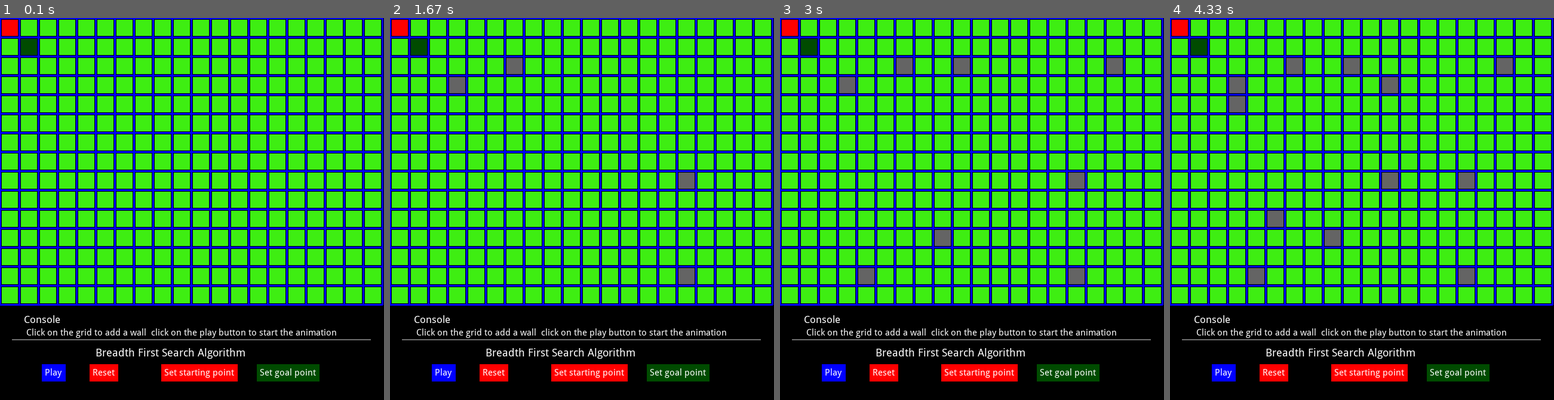
Above: before the commit, frames 1-4 (left to right).
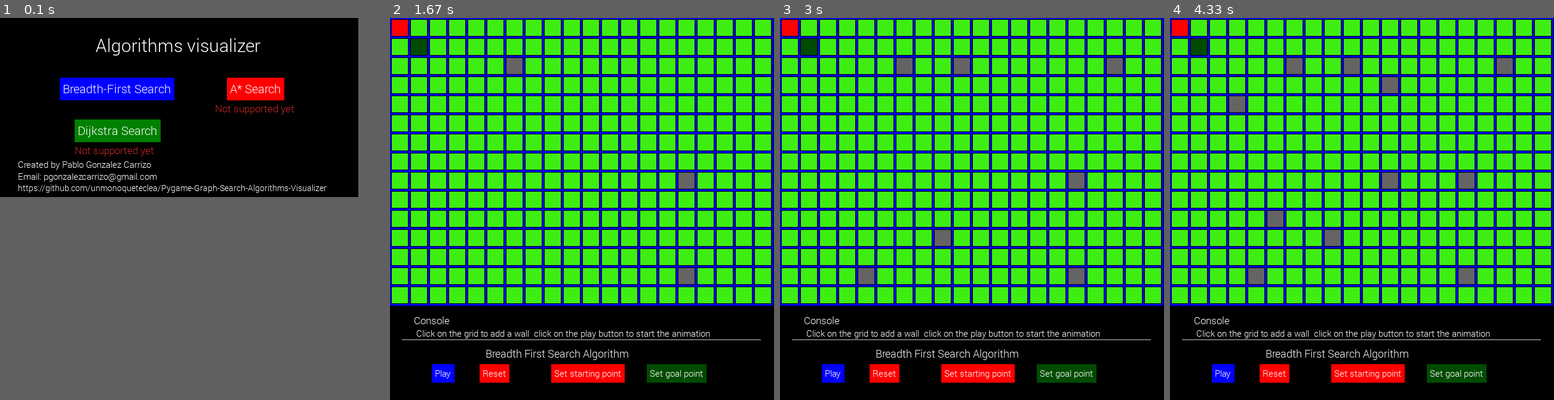
Above: after the commit, the same moments.

Repository: unmonoqueteclea/pygame-graph-algorithms
Game: pygame game, started from main.py
Same seed, same stepped clock (60 frames per second), same inputs: the game is played once before the commit and once after it. The source is Python 2; it was converted automatically to run under Python 3.
Inputs (mouse positions are in pixels of both pictures, inside the frame that each line leads up to):
- Up to frame 1 (0.1 s): no input
- Up to frame 2 (1.67 s): press the mouse at (647, 90) at 0.37 s; move the mouse to (551, 86) at 0.47 s; release the mouse at (459, 79) at 0.6 s; press the mouse at (443, 373) at 0.7 s; move the mouse to (474, 224) at 0.8 s; release the mouse at (505, 71) at 0.93 s; press the mouse at (678, 373) at 1.03 s; move the mouse to (678, 319) at 1.13 s; release the mouse at (681, 270) at 1.27 s; press the mouse at (678, 373) at 1.37 s; move the mouse to (678, 273) at 1.47 s; release the mouse at (681, 174) at 1.6 s
- Up to frame 3 (3 s): press the mouse at (1068, 373) at 1.7 s; move the mouse to (964, 319) at 1.8 s; release the mouse at (864, 270) at 1.93 s; press the mouse at (1068, 373) at 2.03 s; move the mouse to (1091, 216) at 2.13 s; release the mouse at (1114, 63) at 2.27 s; press the mouse at (883, 373) at 2.37 s; move the mouse to (918, 220) at 2.47 s; release the mouse at (952, 67) at 2.6 s; press the mouse at (1068, 373) at 2.7 s; move the mouse to (1002, 308) at 2.8 s; release the mouse at (937, 247) at 2.93 s
- Up to frame 4 (4.33 s): press the mouse at (1458, 373) at 3.03 s; move the mouse to (1423, 277) at 3.13 s; release the mouse at (1392, 186) at 3.27 s; press the mouse at (1223, 373) at 3.37 s; move the mouse to (1250, 300) at 3.47 s; release the mouse at (1281, 224) at 3.6 s; press the mouse at (1365, 373) at 3.7 s; move the mouse to (1304, 239) at 3.8 s; release the mouse at (1242, 102) at 3.93 s; press the mouse at (1223, 373) at 4.03 s; move the mouse to (1308, 228) at 4.13 s; release the mouse at (1388, 86) at 4.27 s
In our replay, in frame 1 the window is 643x640 before the commit and 600x300 after it. These sizes can differ from the game's own. Grey fills any space a smaller window leaves; there, only what the larger window draws over its background counts as a difference.

The runs differ from the first frame. In frame 1, 71% of the frame differs, in the area x 0-100%, y 0-96%; in frame 2, 2.3%; in frame 3, 2.3%; in frame 4, 2.3%.

Commit message:
Improvements in main GUI

Diff:
--- a/UImodels.py
+++ b/UImodels.py
@@ -134,6 +134,8 @@
         points=[point1,point2,point3,point4]
         pygame.draw.polygon(self.screen,color,points)
 
+
+
 class Button():
     '''Pygame Button class
 
@@ -165,7 +167,7 @@
         self.color=(100,100,100)
         self.colorText=(0,0,0)
         self.fontSize=fontSize
-        self.font=pygame.font.Font('fonts/DroidSans.ttf',fontSize)
+        self.font=pygame.font.Font('fonts/Roboto-Light.ttf',fontSize)
         self.screen = screen
         self.rect = None
         self.id=buttonId
@@ -204,7 +206,7 @@
         screen (pygame.display) Our main screen object
         rect (pygame.rect) Rect of the text
     '''
-    def __init__(self,x,y,screen,text="Button",fontSize=20):
+    def __init__(self,x,y,screen,text="Text",fontSize=30):
         '''Initialization of the text
         :param x: (int) Left position
         :param y: (int) Top position
@@ -217,7 +219,7 @@
         self.text=text
         self.colorText=(0,0,0)
         self.fontSize=fontSize
-        self.font=pygame.font.Font('fonts/DroidSans.ttf',fontSize)
+        self.font=pygame.font.Font('fonts/Roboto-Light.ttf',fontSize)
         self.screen = screen
         self.rect = None
 
--- a/algorithms.py
+++ b/algorithms.py
@@ -8,7 +8,7 @@
 python_version  :2.7.6
 
 '''
-import util
+import util,models
 import time
 
 def breadth_first_search(pygame,gameGrid):
@@ -59,3 +59,38 @@
         next=parents.get(next)
 
     return path
+
+
+def dijkstra_search(pygame,gameGrid):
+    '''Implementation of Breadth First Search algorithm with early exit
+
+    The search stops when we reach the goal point
+    Source: http://www.redblobgames.com/pathfinding/a-star/implementation.html
+    :param pygame (pygame) The current pygame object that we are using
+    :param gameGrid: (UImodels/GridWithWeights) The grid where we will make the search
+    :return: (Dictionary) List of parents of each point in the grid after the search
+    '''
+    start=gameGrid.startPoint
+
+    frontier = models.PriorityQueue()
+    frontier.put(start, 0)
+    came_from = {}
+    cost_so_far = {}
+    came_from[start] = None
+    cost_so_far[start] = 0
+
+    while not frontier.empty():
+        current = frontier.get()
+
+        if current == gameGrid.goalPoint:
+            break
+
+        for next in gameGrid.grid.neighbors(current):
+            new_cost = cost_so_far[current] + gameGrid.grid.cost(current, next)
+            if next not in cost_so_far or new_cost < cost_so_far[next]:
+                cost_so_far[next] = new_cost
+                priority = new_cost
+                frontier.put(next, priority)
+                came_from[next] = current
+
+    return came_from, cost_so_far
--- a/main.py
+++ b/main.py
@@ -8,121 +8,87 @@
 python_version  :2.7.6
 
 '''
-import algorithms,util,pygame,UImodels
-import time
+import util,pygame,UImodels,mainBFS
+import os
+os.environ['SDL_VIDEO_WINDOW_POS'] = "%d,%d" % (100,50)
 
 
 def main():
     '''Main function that is executed when the program starts'''
-    state = util.STATE_NONE
     running=True #It will control the main loop of the program
-    screen = pygame.display.set_mode((util.WIDTH+3,util.HEIGHT+util.BOTTOM_BAR_HEIGHT)) #pygame screen
-    gameGrid = UImodels.Grid(util.WIDTH,util.HEIGHT,squareSize=32,lineWidth=3,screen=screen)
-
+    screen = pygame.display.set_mode((600,300)) #pygame screen
+    buttons = createUI(screen)  # Creation of the main UI elements
     #Main loop
     while running:
-        gameGrid.paintGrid() #Repaint all the squares of the grid
-        #We wont see any change until we repaint the screen
-        buttons=createUI(screen,state) #Creation of the main UI elements
 
         ### DETECTION OF EVENTS #######
         event = pygame.event.poll()
         if event.type == pygame.QUIT: #If user clicks the close button
             running = False
+            pygame.quit()
         elif event.type == pygame.MOUSEBUTTONUP:
             pos = pygame.mouse.get_pos() #Click absolute position
-            isButton = False
             for button in buttons:
                 if (button.isClicked(pos)):
                     isButton = True
-                    if(button.id is util.BUTTON_PLAY): #If Play button is clicked
-                        state=util.STATE_NONE
-                        parents = algorithms.breadth_first_search(pygame, gameGrid)
-                        showPath(parents,gameGrid) #We show the path calculated by the algorithm
-                    elif(button.id is util.BUTTON_START_POINT):
-                        state = util.STATE_STARTING_POINT
-                    elif(button.id is util.BUTTON_GOAL_POINT):
-                        state = util.STATE_GOAL_POINT
-                    elif(button.id is util.BUTTON_RESET):
-                        state=util.STATE_NONE
-                        gameGrid.reset() #Resets all the grid
-
-            if(not isButton): #If the user clicked the grid
-                coords=gameGrid.getCoordsAtPoint(pos)
-                if(state is util.STATE_NONE):
-                    gameGrid.setObstacle(coords) #Adds a wall
-                elif (state is util.STATE_STARTING_POINT):
-                    gameGrid.setStartingPoint(coords) #Adds the starting point
-                    state=util.STATE_NONE
-                elif (state is util.STATE_GOAL_POINT):
-                    gameGrid.setGoalPoint(coords) #Adds the goal point
-                    state = util.STATE_NONE
+                    if(button.id is util.BUTTON_BFS): #If Play button is clicked
+                       running = False
+                       mainBFS.main()
 
         pygame.display.flip()  # Update screen
 
 
-def showPath(parents,gameGrid):
-    '''Shows the path calculated by the BFS algorithm
-    :param parents: (Dictionary)  List of parents of each point in the grid returned by breadth_first_search()
-    :param gameGrid: (UImodels/Grid) The grid where we will make the search
-    :return:
-    '''
-    path = algorithms.breadth_first_reverse_path(gameGrid.startPoint, gameGrid.goalPoint, parents)
-    gameGrid.paintGrid()
-    for point in path:
-        gameGrid.paintSquare(point, util.COLOR_WHITE)
-        pygame.display.flip()  # Update screen
-        time.sleep(0.05) #Wait a little bit
-    time.sleep(3) #Wait 3 seconds showing the final path
 
-def createUI(screen,state):
+def createUI(screen):
     '''Creates the buttons and the different texts on the screen
     :param screen: (pygame.display) Our main screen object
-    :param state: (int) Current state of the program (NO_STATE,STATE_STARTING_POINT,STATE_GOAL_POINT)
     :return: (List) List with all the buttons in the UI
     '''
     buttons = []
 
-    #Play button
-    button1 = UImodels.Button(70, util.HEIGHT + 100, screen, "Play", fontSize=15, buttonId=util.BUTTON_PLAY)
+    title = UImodels.Text(160,25,screen,"Algorithms visualizer",30)
+    title.colorText=util.COLOR_WHITE
+    title.draw()
+
+    credits = UImodels.Text(30, 235, screen, "Created by Pablo Gonzalez Carrizo", 15)
+    credits.colorText = util.COLOR_WHITE
+    credits.draw()
+
+    status = UImodels.Text(360,140, screen, "Not supported yet", 17)
+    status.colorText = (200,40,40)
+    status.draw()
+
+    credits2 = UImodels.Text(30, 255, screen, "Email: pgonzalezcarrizo@gmail.com", 15)
+    credits2.colorText = util.COLOR_WHITE
+    credits2.draw()
+
+    credits3 = UImodels.Text(30, 275, screen, "https://github.com/unmonoqueteclea/Pygame-Graph-Search-Algorithms-Visualizer ", 14)
+    credits3.colorText = util.COLOR_WHITE
+    credits3.draw()
+
+    button1 = UImodels.Button(100, 100, screen, "Breadth-First Search", fontSize=20, buttonId=util.BUTTON_BFS)
     button1.color = (0, 0, 255)
     button1.colorText = util.COLOR_WHITE
     button1.draw()
     buttons.append(button1)
-    #Reset button
-    button2 = UImodels.Button(150, util.HEIGHT + 100, screen, "Reset", fontSize=15, buttonId=util.BUTTON_RESET)
-    button2.color = (255, 0, 0)
+
+    button2 = UImodels.Button(125, 170, screen, "Dijkstra Search", fontSize=20, buttonId=util.BUTTON_DIJKSTRA)
+    button2.color = (0, 128,0)
     button2.colorText = util.COLOR_WHITE
     button2.draw()
     buttons.append(button2)
-    #Algorithm title
-    title = UImodels.Text( util.WIDTH/4,util.HEIGHT+70,screen,"Breadth First Search Algorithm",18)
-    title.colorText=util.COLOR_WHITE
-    title.draw()
-    #Console title
-    consoleTitle = UImodels.Text(40, util.HEIGHT + 15, screen,"Console", 17)
-    consoleTitle.colorText = util.COLOR_WHITE
-    consoleTitle.draw()
-    #Console text
-    info = UImodels.Text(40, util.HEIGHT + 38, screen,util.getInfoMessage(state), 15)
-    info.colorText = util.COLOR_WHITE
-    info.draw()
-    #Console separation line
-    pygame.draw.line(screen, (110,110,110), (20, util.HEIGHT+58), (util.WIDTH-20,util.HEIGHT+58),2)
-    #Set starting point button
-    buttonStartPoint = UImodels.Button(270, util.HEIGHT + 100, screen, "Set starting point", fontSize=15,
-                                       buttonId=util.BUTTON_START_POINT)
-    buttonStartPoint.color = (255, 0,0)
-    buttonStartPoint.colorText = util.COLOR_WHITE
-    buttonStartPoint.draw()
-    buttons.append(buttonStartPoint)
-    #Set finish point button
-    buttonFinishPoint = UImodels.Button(430, util.HEIGHT + 100, screen, "Set goal point", fontSize=15,
-                                       buttonId=util.BUTTON_GOAL_POINT)
-    buttonFinishPoint.color = util.COLOR_GOAL_POINT
-    buttonFinishPoint.colorText = util.COLOR_WHITE
-    buttonFinishPoint.draw()
-    buttons.append(buttonFinishPoint)
+
+    status = UImodels.Text(125,210, screen, "Not supported yet", 17)
+    status.colorText = (200,40,40)
+    status.draw()
+
+
+    button3 = UImodels.Button(380, 100, screen, "A* Search", fontSize=20, buttonId=util.BUTTON_ASTAR)
+    button3.color = (255,0,0)
+    button3.colorText = util.COLOR_WHITE
+    button3.draw()
+    buttons.append(button3)
+
 
 
     return buttons
--- /dev/null
+++ b/mainBFS.py
@@ -0,0 +1,129 @@
+# -*- coding: utf-8 -*-
+'''
+title           :mainBFS.py
+description     :Contains the main code of the BFS screen
+author          :Pablo Gonzalez Carrizo (unmonoqueteclea)
+date            :20160623
+notes           :
+python_version  :2.7.6
+
+'''
+import algorithms,util,pygame,UImodels
+import time
+
+
+def main():
+    '''Main function that is executed when the program starts'''
+    pygame.init() #Pygame initialization
+    state = util.STATE_NONE
+    running=True #It will control the main loop of the program
+    screen = pygame.display.set_mode((util.WIDTH+3,util.HEIGHT+util.BOTTOM_BAR_HEIGHT)) #pygame screen
+    gameGrid = UImodels.Grid(util.WIDTH,util.HEIGHT,squareSize=32,lineWidth=3,screen=screen)
+
+    #Main loop
+    while running:
+        gameGrid.paintGrid() #Repaint all the squares of the grid
+        #We wont see any change until we repaint the screen
+        buttons=createUI(screen,state) #Creation of the main UI elements
+
+        ### DETECTION OF EVENTS #######
+        event = pygame.event.poll()
+        if event.type == pygame.QUIT: #If user clicks the close button
+            running = False
+        elif event.type == pygame.MOUSEBUTTONUP:
+            pos = pygame.mouse.get_pos() #Click absolute position
+            isButton = False
+            for button in buttons:
+                if (button.isClicked(pos)):
+                    isButton = True
+                    if(button.id is util.BUTTON_PLAY): #If Play button is clicked
+                        state=util.STATE_NONE
+                        parents = algorithms.breadth_first_search(pygame, gameGrid)
+                        showPath(parents,gameGrid) #We show the path calculated by the algorithm
+                    elif(button.id is util.BUTTON_START_POINT):
+                        state = util.STATE_STARTING_POINT
+                    elif(button.id is util.BUTTON_GOAL_POINT):
+                        state = util.STATE_GOAL_POINT
+                    elif(button.id is util.BUTTON_RESET):
+                        state=util.STATE_NONE
+                        gameGrid.reset() #Resets all the grid
+
+            if(not isButton): #If the user clicked the grid
+                coords=gameGrid.getCoordsAtPoint(pos)
+                if(state is util.STATE_NONE):
+                    gameGrid.setObstacle(coords) #Adds a wall
+                elif (state is util.STATE_STARTING_POINT):
+                    gameGrid.setStartingPoint(coords) #Adds the starting point
+                    state=util.STATE_NONE
+                elif (state is util.STATE_GOAL_POINT):
+                    gameGrid.setGoalPoint(coords) #Adds the goal point
+                    state = util.STATE_NONE
+
+        pygame.display.flip()  # Update screen
+
+
+def showPath(parents,gameGrid):
+    '''Shows the path calculated by the BFS algorithm
+    :param parents: (Dictionary)  List of parents of each point in the grid returned by breadth_first_search()
+    :param gameGrid: (UImodels/Grid) The grid where we will make the search
+    :return:
+    '''
+    path = algorithms.breadth_first_reverse_path(gameGrid.startPoint, gameGrid.goalPoint, parents)
+    gameGrid.paintGrid()
+    for point in path:
+        gameGrid.paintSquare(point, util.COLOR_WHITE)
+        pygame.display.flip()  # Update screen
+        time.sleep(0.05) #Wait a little bit
+    time.sleep(3) #Wait 3 seconds showing the final path
+
+def createUI(screen,state):
+    '''Creates the buttons and the different texts on the screen
+    :param screen: (pygame.display) Our main screen object
+    :param state: (int) Current state of the program (NO_STATE,STATE_STARTING_POINT,STATE_GOAL_POINT)
+    :return: (List) List with all the buttons in the UI
+    '''
+    buttons = []
+
+    #Play button
+    button1 = UImodels.Button(70, util.HEIGHT + 100, screen, "Play", fontSize=15, buttonId=util.BUTTON_PLAY)
+    button1.color = (0, 0, 255)
+    button1.colorText = util.COLOR_WHITE
+    button1.draw()
+    buttons.append(button1)
+    #Reset button
+    button2 = UImodels.Button(150, util.HEIGHT + 100, screen, "Reset", fontSize=15, buttonId=util.BUTTON_RESET)
+    button2.color = (255, 0, 0)
+    button2.colorText = util.COLOR_WHITE
+    button2.draw()
+    buttons.append(button2)
+    #Algorithm title
+    title = UImodels.Text( util.WIDTH/4,util.HEIGHT+70,screen,"Breadth First Search Algorithm",18)
+    title.colorText=util.COLOR_WHITE
+    title.draw()
+    #Console title
+    consoleTitle = UImodels.Text(40, util.HEIGHT + 15, screen,"Console", 17)
+    consoleTitle.colorText = util.COLOR_WHITE
+    consoleTitle.draw()
+    #Console text
+    info = UImodels.Text(40, util.HEIGHT + 38, screen,util.getInfoMessage(state), 15)
+    info.colorText = util.COLOR_WHITE
+    info.draw()
+    #Console separation line
+    pygame.draw.line(screen, (110,110,110), (20, util.HEIGHT+58), (util.WIDTH-20,util.HEIGHT+58),2)
+    #Set starting point button
+    buttonStartPoint = UImodels.Button(270, util.HEIGHT + 100, screen, "Set starting point", fontSize=15,
+                                       buttonId=util.BUTTON_START_POINT)
+    buttonStartPoint.color = (255, 0,0)
+    buttonStartPoint.colorText = util.COLOR_WHITE
+    buttonStartPoint.draw()
+    buttons.append(buttonStartPoint)
+    #Set finish point button
+    buttonFinishPoint = UImodels.Button(430, util.HEIGHT + 100, screen, "Set goal point", fontSize=15,
+                                       buttonId=util.BUTTON_GOAL_POINT)
+    buttonFinishPoint.color = util.COLOR_GOAL_POINT
+    buttonFinishPoint.colorText = util.COLOR_WHITE
+    buttonFinishPoint.draw()
+    buttons.append(buttonFinishPoint)
+
+
+    return buttons
--- a/models.py
+++ b/models.py
@@ -55,3 +55,23 @@
         results = filter(self.in_bounds, results)
         results = filter(self.passable, results)
         return results
+
+
+class GridWithWeights(SquareGrid):
+    '''
+        Represents a grid of squares with a cost value for each square.
+        It's a kind of SquareGrid
+
+        Attrs:
+            From SquareGrid:
+                width: (int) An integer that contains the number of squares of each row
+                height: (int) An integer that contains the number of squares of each column
+            wights: (Dictionary) It has the cost value of different positions
+
+        '''
+    def __init__(self, width, height):
+        super(GridWithWeights,self).__init__(width, height)
+        self.weights = {}
+
+    def cost(self, from_node, to_node):
+        return self.weights.get(to_node, 1)
--- a/util.py
+++ b/util.py
@@ -9,7 +9,7 @@
 '''
 
 from __future__ import print_function
-import collections
+import collections,heapq
 
 
 ################## CLASSES #########################################
@@ -39,6 +39,29 @@
     def get(self):
         '''Gets a new element from the left of the queue'''
         return self.elements.popleft()
+
+class PriorityQueue:
+    '''
+    Here’s a reasonably fast priority queue that uses binary heaps, but does not support reprioritize.
+    To get the right ordering, we’ll use tuples (priority, item).
+    When an element is inserted that is already in the queue, we’ll have a duplicate;
+
+    Attrs:
+        elements: (List) The different elements of the Queue
+    '''
+    def __init__(self):
+        self.elements = []
+
+    def empty(self):
+        return len(self.elements) == 0
+
+    def put(self, item, priority):
+        heapq.heappush(self.elements, (priority, item))
+
+    def get(self):
+        return heapq.heappop(self.elements)[1]
+
+
 
 #################################### FUNCTIONS ##################################3
 def getInfoMessage(state):
@@ -72,3 +95,6 @@
 BUTTON_START_POINT=1
 BUTTON_GOAL_POINT=2
 BUTTON_RESET=3
+BUTTON_BFS = 4
+BUTTON_DIJKSTRA=5
+BUTTON_ASTAR=6
Not shown, changed: README.md
Binary file added: fonts/Roboto-Black.ttf
Binary file added: fonts/Roboto-Light.ttf
